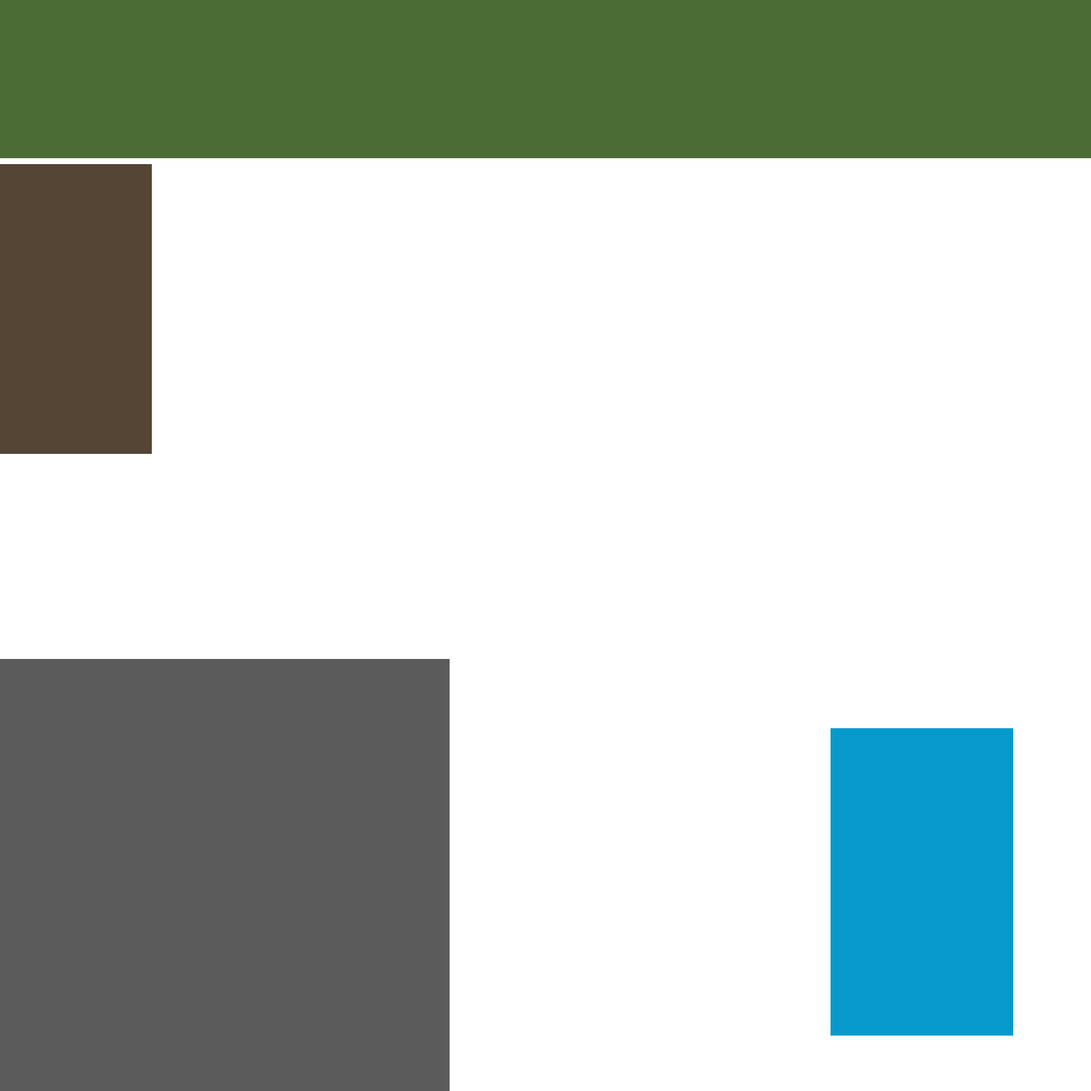
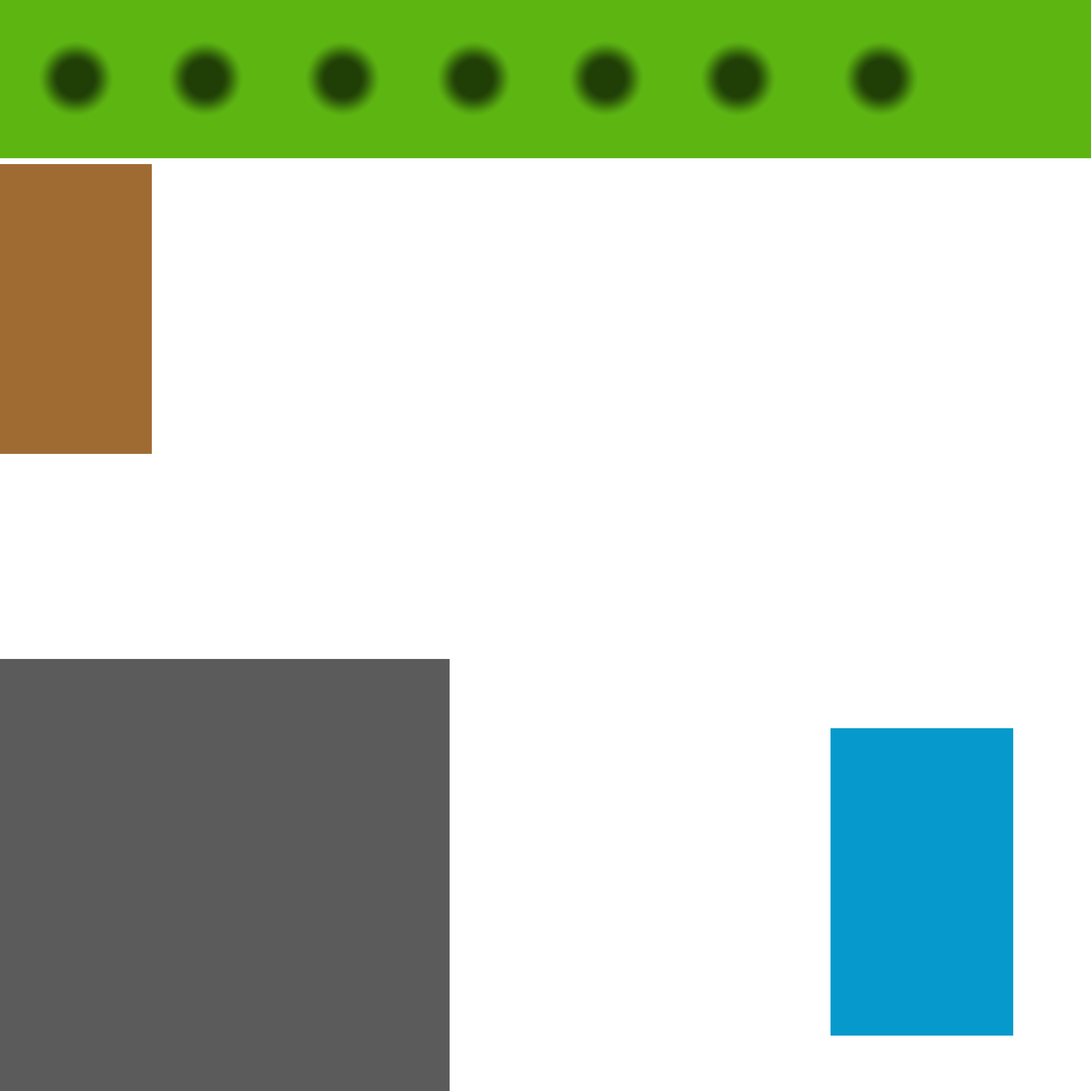
Layers edited between the first and the second (1091, 1091) image:
added layer "Layer 4" (65%) above "Group 1" over (x1=38, y1=41, x2=919, y2=117)
added group "Group 1" with 5 layers above "Layer 2" over (x1=140, y1=0, x2=1091, y2=159)
added layer "Layer 3 copy 4" (lighter color, 21%) in group "Group 1" over (x1=670, y1=0, x2=1091, y2=159)
added layer "Layer 3 copy 3" (lighter color, 23%) in group "Group 1" over (x1=545, y1=0, x2=1091, y2=159)
added layer "Layer 3 copy 2" (lighter color, 24%) in group "Group 1" over (x1=407, y1=0, x2=1091, y2=159)
added layer "Layer 3 copy" (lighter color, 11%) in group "Group 1" over (x1=277, y1=0, x2=1091, y2=159)
added layer "Layer 3" (lighter color, 11%) in group "Group 1" over (x1=140, y1=0, x2=1091, y2=159)
painted on "Layer 2" over (x1=0, y1=0, x2=1091, y2=455)
